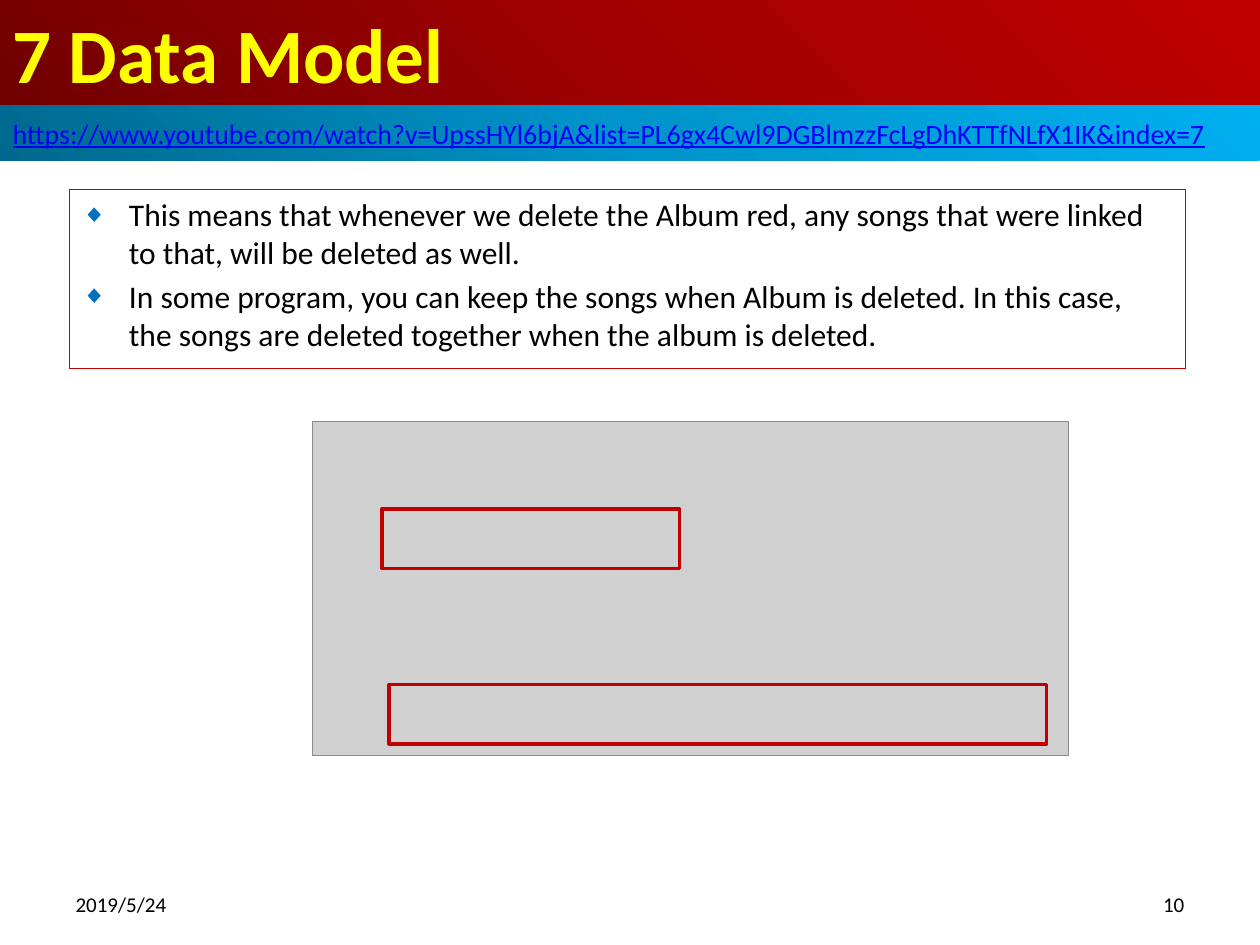
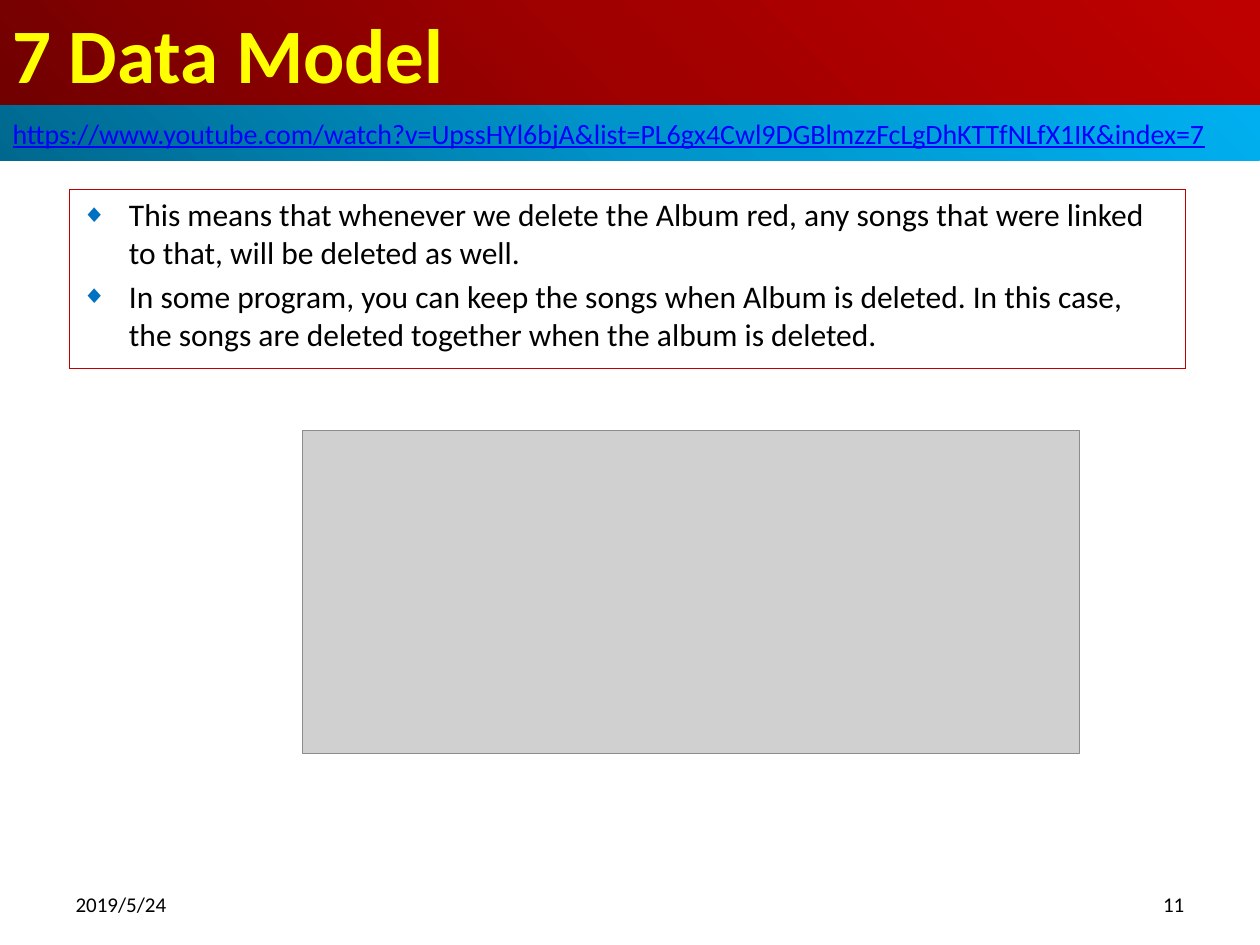
Before and after one commit to peterhchen/500-Django-Basic, a slide deck: slide 11 of 07_DataModel/07_DataModel.pptx (slide 10 before the commit). Drawn at 1260x945 pixels with LibreOffice and Linux fonts; fonts in the diff are those of the drawing; grey boxes stand for pictures. Boxes give left, top, right and bottom in pixels: in the first picture for what was removed or moved away, otherwise in the second. Text is boxed around its words. In the diff, an @@ line names an element or a change of style, - is before the commit and + after.

Commit message:
Activated Model

```diff
--- a/07_DataModel/07_DataModel.pptx
+++ b/07_DataModel/07_DataModel.pptx
@@ picture: place and size @@
-picture at bbox=[312, 421, 1068, 756]
+picture at bbox=[302, 431, 1080, 753]
@@ rectangle removed at bbox=[382, 509, 679, 568] @@
@@ rectangle removed at bbox=[389, 684, 1047, 743] @@
@@ page number at bbox=[1163, 898, 1184, 912]: text changed @@
-10
+11
```
Also in this commit, not shown: 6 other slides changed, 1 slide added, 13 other files.
